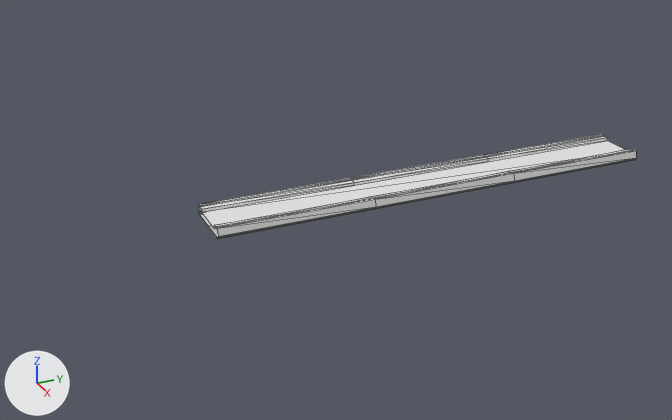
The glTF model resources/models/tronds_stuff/Bridge.gltf, before and after one commit.
Rendered twice from a 50 mm camera at (192.3, -113.8, 92.4) aimed at (-1.8, -26.4, -4.6). The lights are fixed; the arrows at lower left show +X, +Y and +Z. Mesh edges are drawn as thin lines. Where no turn or scale is listed for an object, it has been applied to the vertices.

The first picture shows 'Bridge_Mod01', 'Bridge_Mod02', 'Bridge_Mod03', 'Gravel'.
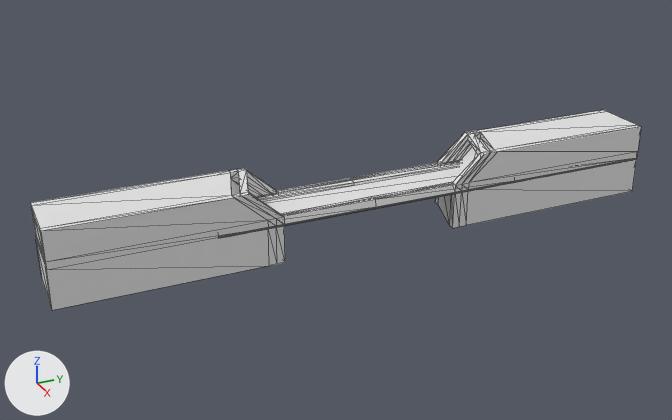
Changed parts and their boxes (x1, y1, x2, y2) in the pictures (672 x 420 px):
```json
{"object": "Tunnel_Entrance0", "change": "added", "after": [30, 168, 285, 310]}
{"object": "Tunnel_Entrance1", "change": "added", "after": [435, 110, 641, 228]}
{"object": "Blackout0", "change": "added", "after": [458, 138, 490, 173]}
{"object": "Blackout1", "change": "added", "after": [231, 179, 254, 196]}
{"object": "Bridge_Mod02", "change": "unchanged, covered by the edit", "before": [484, 134, 636, 182]}
```

The change, as JSON lines over the scene's bpy script:
```json
{"op": "add", "block": "me_cube_002", "code": ["me_cube_002 = bpy.data.meshes.new('Cube.002')", "me_cube_002.from_pydata([(6.35, 0.0, 6.45), (-6.35, 4.0, 6.45), (6.35, -8.0, -1.07), (-6.35, -4.0, -1.07)], [], [(1, 3, 2), (1, 2, 0)])"]}
{"op": "add", "block": "me_cube_001", "code": ["me_cube_001 = bpy.data.meshes.new('Cube.001')", "me_cube_001.from_pydata([(-6.35, 0.0, 6.45), (6.35, -4.0, 6.45), (-6.35, 8.0, -1.07), (6.35, 4.0, -1.07)], [], [(1, 3, 2), (1, 2, 0)])"]}
{"op": "add", "block": "me_cube", "code": ["me_cube = bpy.data.meshes.new('Cube')", "me_cube.from_pydata(...)  # 66 vertices, 122 faces; spans x -7.9..7.9, y -12.0..46.0, z -11.0..8.0"]}
{"op": "add", "block": "ob_blackout0", "code": ["ob_blackout0 = bpy.data.objects.new('Blackout0', me_cube_002)", "ob_blackout0.location = (0.0, 14.0, 0.0)"]}
{"op": "add", "block": "ob_blackout1", "code": ["ob_blackout1 = bpy.data.objects.new('Blackout1', me_cube_001)", "ob_blackout1.location = (0.0, -52.0, 0.0)"]}
{"op": "add", "block": "ob_tunnel_entrance0", "code": ["ob_tunnel_entrance0 = bpy.data.objects.new('Tunnel_Entrance0', me_cube)", "ob_tunnel_entrance0.location = (0.0, -52.0, 0.0)", "ob_tunnel_entrance0.rotation_euler = (0.0, 0.0, 3.142)  # degrees (0, 0, 180)"]}
{"op": "add", "block": "ob_tunnel_entrance1", "code": ["ob_tunnel_entrance1 = bpy.data.objects.new('Tunnel_Entrance1', me_cube)", "ob_tunnel_entrance1.location = (0.0, 14.0, 0.0)"]}
```
